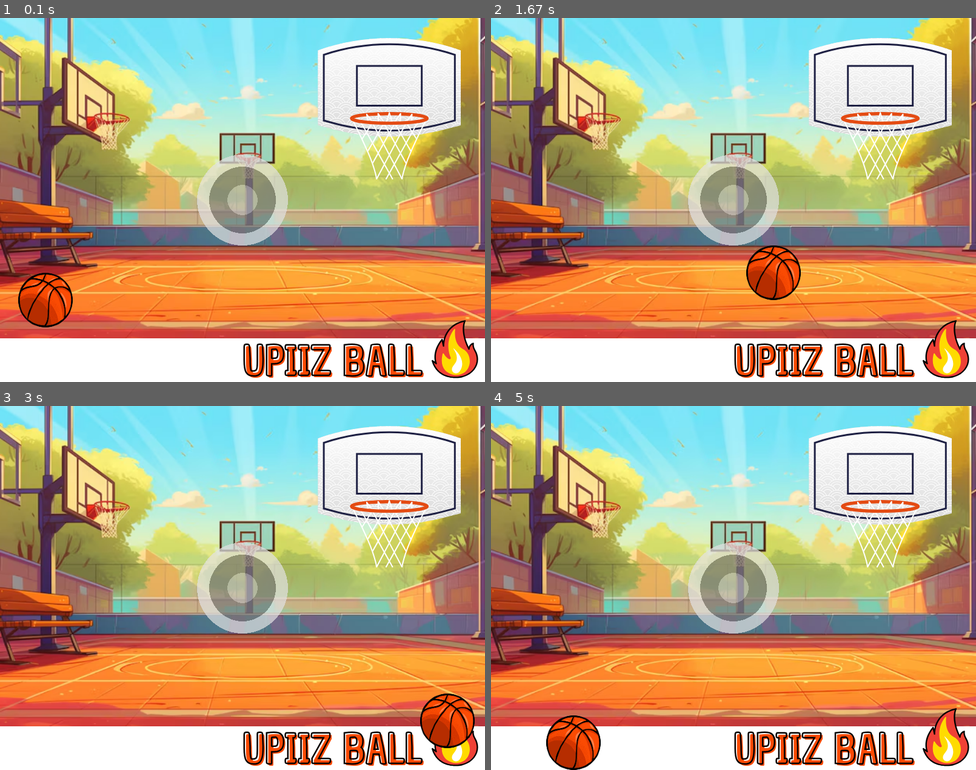
Above: before the commit, frames 1-4 (two rows, left to right).
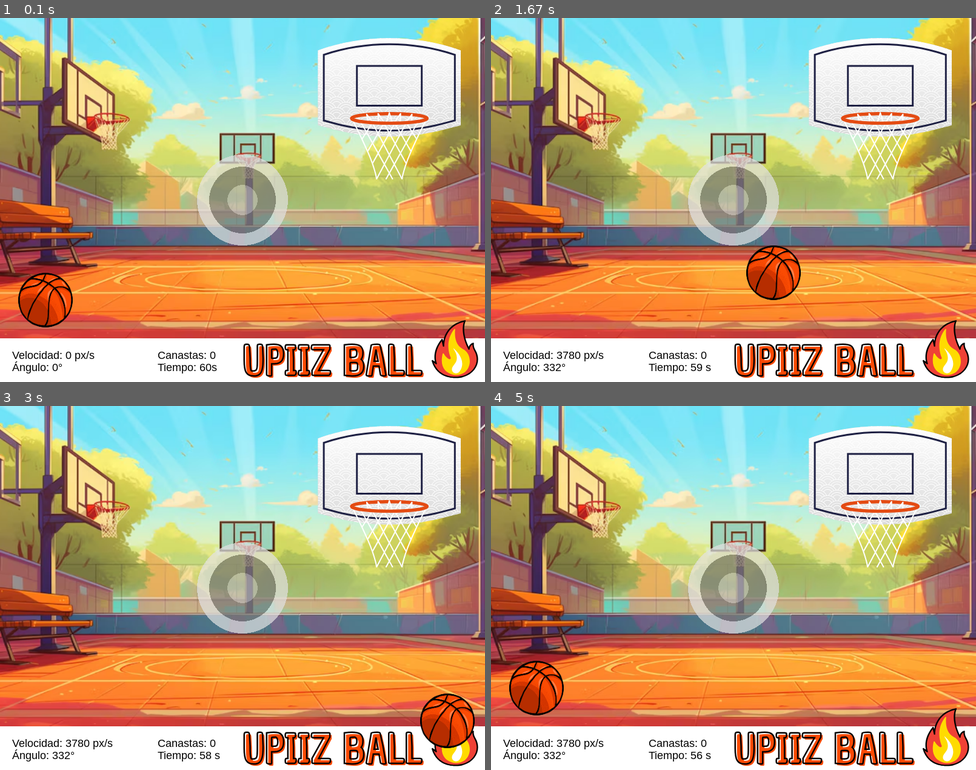
Above: after the commit, the same moments.

Repository: JMario16/UPIIZ_BALL
Game: pygame game, started from UPIIZ_BALL.py
Two runs of this game, one before a commit and one after it. Both use one fixed random seed, a clock stepped at 60 frames per second and the inputs below.
Inputs (mouse positions are in pixels of both pictures, inside the frame that each line leads up to):
- Up to frame 1 (0.1 s): no input
- Up to frame 2 (1.67 s): click (733, 200) at 0.38 s; press the mouse at (733, 200) at 0.7 s; move the mouse to (651, 156) at 0.8 s; release the mouse at (568, 112) at 0.93 s
- Up to frame 3 (3 s): no input
- Up to frame 4 (5 s): no input

The runs differ from the first frame. In frame 1, 0.5% of the frame differs, in the area x 2-45%, y 91-98%; in frame 2, 0.5%; in frame 3, 0.5%; in frame 4, 3.1%, in the area x 2-46%, y 70-100%.

Commit message:
version 1.6

Diff:
--- a/UPIIZ_BALL.py
+++ b/UPIIZ_BALL.py
@@ -10,9 +10,6 @@
     dx=cent_bal[0]-cent_pun[0]
     dy=cent_bal[1]-cent_pun[1]
     dist=math.sqrt(dx**2+dy**2)
-
-    if dist==0:
-        return velBx, velBy
 
     nx=dx/dist
     ny=dy/dist
@@ -33,6 +30,8 @@
 grav=3708.87 #Gravedad en pixeles por segundo cuadrado
 velM=3780.71 #Velocidad máxima en pixeles por segundo
 fricc=0.25 #Constante de fricción del suelo suponiendolo de madera
+p1=581, 165 #Punto de colisión del aro 1 (izquierdo)
+p2=703, 165 #Punto de colisión del aro 2 (derecho)
 
 pygame.init() #Iniciar los modulos de la librería
 screen=pygame.display.set_mode((anch, larg)) #Dar tamaño a la ventana mediante variables
@@ -58,12 +57,25 @@
 activoJ=False #Variable para determinar si el joystick se esta arrastrando
 
 # - - - VARIABLES PARA LA PARÁBOLA - - -
-parabP=[]
-tiP, dtP=0, 0.08
-visibilidad=0, 0, 0, 180
-cargar=False
-p1=581, 165
-p2=703, 165
+parabP=[] #Arreglo para guardar la posición de cada punto
+tiP, dtP=0, 0.08 #Tiempo inicial y aumento de tiempo para cada punto
+visibilidad=0, 0, 0, 150 #Variable para modificar la visibilidad de los puntos (actualmente visible)
+cargar=False #Variable para indicar al juego que cargue los puntos
+
+# - - - SISTEMA DE PUNTAJE - - -
+cont_punt=0 #Variable para contar los puntos
+encestado=False #Variable para determinar si el balon ha sido encestado
+tiempo=60 #Tiempo total de juego
+
+TIMER_EVENT=pygame.USEREVENT+1 #Crear evento
+pygame.time.set_timer(TIMER_EVENT, 1000)
+
+# - - - FUENTES PARA TEXTO - - -
+fuente=pygame.font.SysFont("Bahnschrift", 18)
+velText=fuente.render("Velocidad: 0 px/s", True, (0, 0, 0))
+anguText=fuente.render("Ángulo: 0°", True, (0, 0, 0))
+canastText=fuente.render("Canastas: 0", True, (0, 0, 0))
+tiemText=fuente.render("Tiempo: 60s", True, (0, 0, 0))
 
 clock=pygame.time.Clock() #Inicializar un reloj
 
@@ -73,6 +85,14 @@
     for event in pygame.event.get(): #Para todo evento
         if event.type==pygame.QUIT: #Si ese evento es "pygame.QUIT" (Cerrar)
             running=False  #"running" sera "False". Por lo tanto se detiene el programa
+
+        elif event.type==TIMER_EVENT:
+            if tiempo>0:
+                tiempo-=1
+                tiem=f"Tiempo: {int(tiempo)} s"
+                tiemText=fuente.render(tiem, True, (0, 0, 0))
+            else:
+                running=False
 
         elif event.type==pygame.MOUSEBUTTONDOWN: #Si ese evento es "pygame.MOUSEBUTTONDOWN" (Click derecho)
             mouse_x, mouse_y=pygame.mouse.get_pos() #Obtener la posición del mouse
@@ -84,7 +104,7 @@
             mouse_x, mouse_y=pygame.mouse.get_pos() #Obtener la posición del mouse
             dx, dy=mouse_x-400, mouse_y-300 #Desplazamiento del mouse en cada eje respecto la posición inicial
             dist=math.sqrt(dx**2+dy**2) #Obtener la distancia entre la posición inicial del joystick y la del mouse
-            visibilidad=0, 0, 0, 150
+            visibilidad=0, 0, 0, 150 #Variable para modificar la visibilidad de los puntos (actualmente visible)
 
             if dist>radJ: #Si la distancia es mayor al radio máximo
                 angu=math.atan2(dy, dx) #Obtener el angulo contiguo al origen, formado por el triángulo rectangulo con C.O=dy y C.A=dx, donde dy y dx son las distancias del mouse al punto inicial
@@ -93,32 +113,37 @@
             else:
                 posJx, posJy=mouse_x, mouse_y #La posición del joystick es igual a la posición del mouse
 
-            if not activoB:
-                tiP=0
-                parabP=[]
-                dx=posJx-400
-                dy=posJy-300
-                dist=math.sqrt(dx**2+dy**2)
-                angu=math.atan2(dy, dx)
-
-                if dist>0:
-                    vel=(velM/radJ)*dist
-                    velBx=-vel*math.cos(angu)
-                    velBy=-vel*math.sin(angu)
+            if not activoB: #Si el balón no está activo
+                tiP=0 #Reiniciar el tiempo inicial
+                parabP=[] #Limpiar el arreglo con la posición de los puntos
+                dx=posJx-400 #Obtener distancia entre la posición inicial y la posición final del joystick en el eje X
+                dy=posJy-300 #Obtener distancia entre la posición inicial y la posición final del joystick en el eje Y
+                dist=math.sqrt(dx**2+dy**2) #Obtener distancia entre la posición inicial y la posición final del joystick
+                angu=math.atan2(dy, dx) #Obtener el angulo contiguo al origen, formado por el triángulo rectangulo con C.O=dy y C.A=dx, donde dy y dx son las distancias del joystick al punto inicial
+
+                if dist>0: #Si la distancia es mayor a 0
+                    vel=(velM/radJ)*dist #Obtener la magnitud de la velocidad (donde la velocidad máxima será 10m/s o 3780.71 px/s)
+                    velBx=-vel*math.cos(angu) #Obtener magnitudes para el eje X (negativo por que se lanzara en dirección contraria al joystick)
+                    velBy=-vel*math.sin(angu) #Obtener magnitudes para el eje Y (negativo por que se lanzara en dirección contraria al joystick)
                 else:
-                    velBx, velBy=0, 0
-
-                for i in range(1, 10):
-                    x=(posBx+45)+velBx*tiP
-                    y=(posBy+45)+velBy*tiP+0.5*grav*tiP**2
-                    parabP.append((int(x), int(y)))
-                    tiP+=dtP
-                cargar=True
+                    velBx, velBy=0, 0 #El balón no tendrá velocidad
+
+                for i in range(1, 10): #For del 1 al 9
+                    x=(posBx+45)+velBx*tiP #Obtener la posición en el eje X del punto en el tiempo "i"
+                    y=(posBy+45)+velBy*tiP+0.5*grav*tiP**2 #Obtener la posición en el eje X del punto en el tiempo "i"
+                    parabP.append((int(x), int(y))) #Almacenar la posición del punto "i" en el primer espacio libre del arreglo
+                    tiP+=dtP #Aumentar el tiempo inicial para cada iteración
+                cargar=True #Indicar al juego que debe cargar los puntos
+
+                velT=f"Velocidad: {int(math.sqrt(velBx**2+velBy**2))} px/s"
+                anguT=f"Ángulo: {int(-(math.degrees(angu)-180))}°"
+                velText=fuente.render(velT, True, (0, 0, 0))
+                anguText=fuente.render(anguT, True, (0, 0, 0))
 
         elif event.type==pygame.MOUSEBUTTONUP and activoJ: #Si ese evento es "pygame.MOUSEBUTTONUP" (Soltar click derecho)
             if activoJ and not activoB: #Si el joystick está activo
                 dx=posJx-400 #Obtener distancia entre la posición inicial y la posición final del joystick en el eje X
-                dy=posJy-300 #Obtener distancia entre la posición inicial y la posición final del joystick en el eje X
+                dy=posJy-300 #Obtener distancia entre la posición inicial y la posición final del joystick en el eje Y
                 dist=math.sqrt(dx**2 + dy**2) #Obtener distancia entre la posición inicial y la posición final del joystick
                 angu=math.atan2(dy, dx) #Obtener el angulo contiguo al origen, formado por el triángulo rectangulo con C.O=dy y C.A=dx, donde dy y dx son las distancias del joystick al punto inicial
 
@@ -136,7 +161,7 @@
             posJx, posJy=400, 300 #Reiniciar la posición del joystick
 
     if activoB: #Si el balón está activo
-        visibilidad=0, 0, 0, 0
+        visibilidad=0, 0, 0, 0 #Variable para modificar la visibilidad de los puntos (actualmente invisible)
         dt=clock.tick(120)/1000 #Diferencial de tiempo
         PposBx, PposBy=posBx, posBy #Guardar valor de la posición en la primer iteración del reloj
         velBy+=grav*dt #Calcular la velocidad a partir de la gravedad en el eje Y
@@ -181,11 +206,18 @@
             posBx, posBy=PposBx, PposBy
             velBx, velBy=func_col(cent_bal, p2, velBx, velBy, -reboteB)
 
-        if tiemLanz and pygame.time.get_ticks()-tiemLanz>5000: #Si "tiemLanz" no es "None", y el tiempo transcurrido desde que se inicializo el reloj menos el tiempo que transcurrio desde el lanzamiento, es mayor a 5 segundos (5000 milisegundos)
+        if func_dist((cent_bal), (642, 165))<=20 and velBy>0 and encestado==False:
+            cont_punt+=1
+            encestado=True
+            canasta=f"Canastas: {int(cont_punt)}"
+            canastText=fuente.render(canasta, True, (0, 0, 0))
+
+        if tiemLanz and pygame.time.get_ticks()-tiemLanz>4000: #Si "tiemLanz" no es "None", y el tiempo transcurrido desde que se inicializo el reloj menos el tiempo que transcurrio desde el lanzamiento, es mayor a 5 segundos (5000 milisegundos)
             posBx, posBy=30, 420 #Devolverr balon a su posición inicial
             velBx, velBy=0, 0 #Igualar el valor de las velocidades en cada eje a 0
             tiemLanz=None #Reiniciar la variable "tiemLanz"
             activoB=False #Establecer al balón como inactivo
+            encestado=False
 
     opacidad.fill((0, 0, 0, 0)) #Limpiar la superfice "opacidad"
 
@@ -196,7 +228,7 @@
     pygame.draw.circle(opacidad, (0, 0, 0, 0), (581, 165), 1) #Dibujar puntos de colisión de la canasta
     pygame.draw.circle(opacidad, (0, 0, 0, 0), (703, 165), 1)
 
-    if cargar==True:
+    if cargar==True: #Si cargar es "True", mostrar los puntos
         pygame.draw.circle(opacidad, visibilidad, parabP[0], 4)
         pygame.draw.circle(opacidad, visibilidad, parabP[1], 4)
         pygame.draw.circle(opacidad, visibilidad, parabP[2], 4)
@@ -210,6 +242,10 @@
     screen.fill((225, 225, 225)) #Rellenar el fondo de la ventana
     screen.blit(fondo, (0, 0)) #Insertar imagen de fondo con inicio en 0, 0
     screen.blit(opacidad, (0, 0)) #Insertar superficie para objetos con opacidad
+    screen.blit(velText, (20, 545))
+    screen.blit(anguText, (20, 565))
+    screen.blit(canastText, (260, 545))
+    screen.blit(tiemText, (260, 565))
     screen.blit(balon, (posBx, posBy)) #Insertar imagen del balon iniciando en la posición dada mediante variables
 
     pygame.display.flip() #Actualizar la ventana para cargar los cambios
